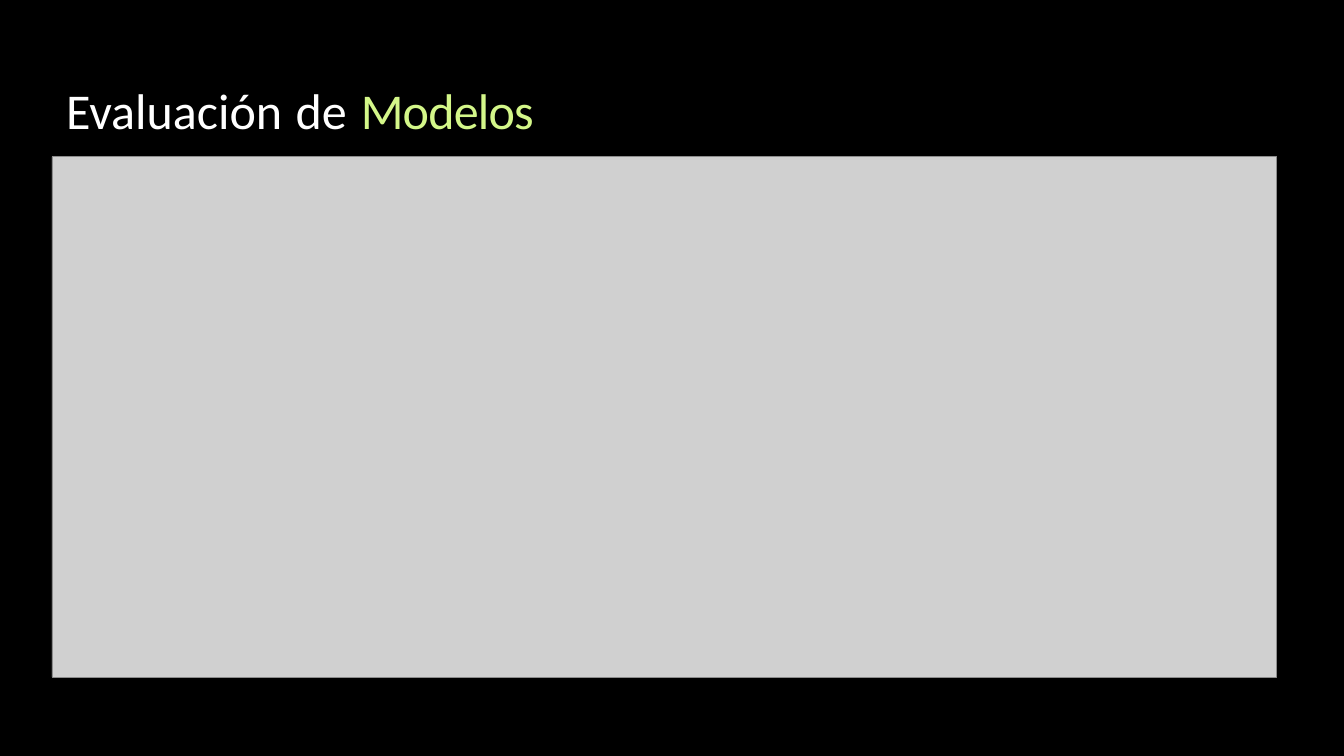
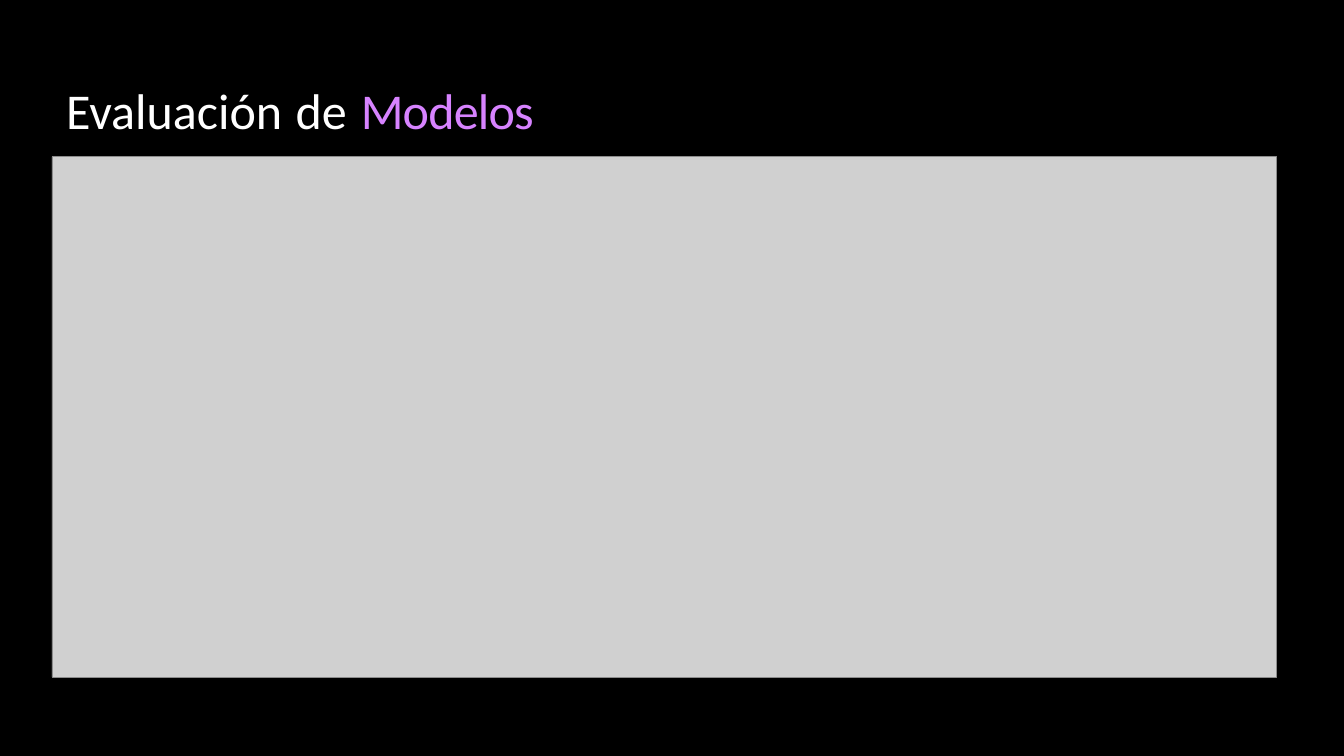
Before and after one commit to alexisbarnique/ceia-ast-tpf, a slide deck: slide 8 of Pronóstico de Demanda Eléctrica GBA.pptx. Drawn at 1344x756 pixels with LibreOffice and Linux fonts; fonts in the diff are those of the drawing; grey boxes stand for pictures. Boxes give left, top, right and bottom in pixels: in the first picture for what was removed or moved away, otherwise in the second. Text is boxed around its words. In the diff, an @@ line names an element or a change of style, - is before the commit and + after.

```diff
--- a/Pronóstico de Demanda Eléctrica GBA.pptx
+++ b/Pronóstico de Demanda Eléctrica GBA.pptx
@@ title "Evaluación de Modelos" at (x1=66, y1=94, x2=534, y2=130): text colour #D4F789 to #D783FF in "Modelos" @@
```
Also in this commit, not shown: 9 other slides changed.
